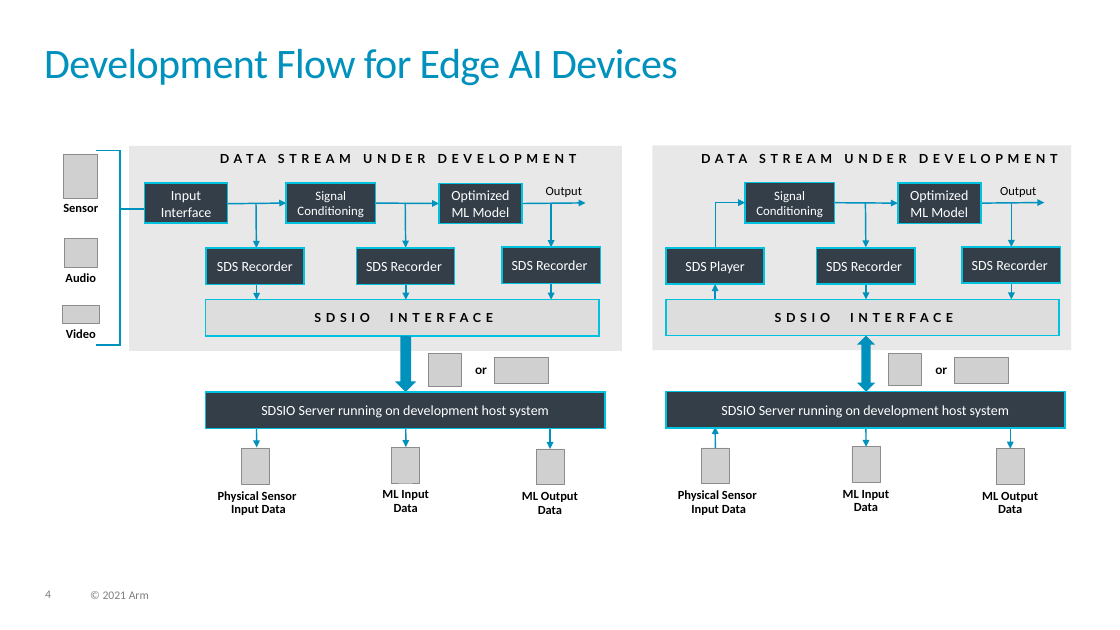
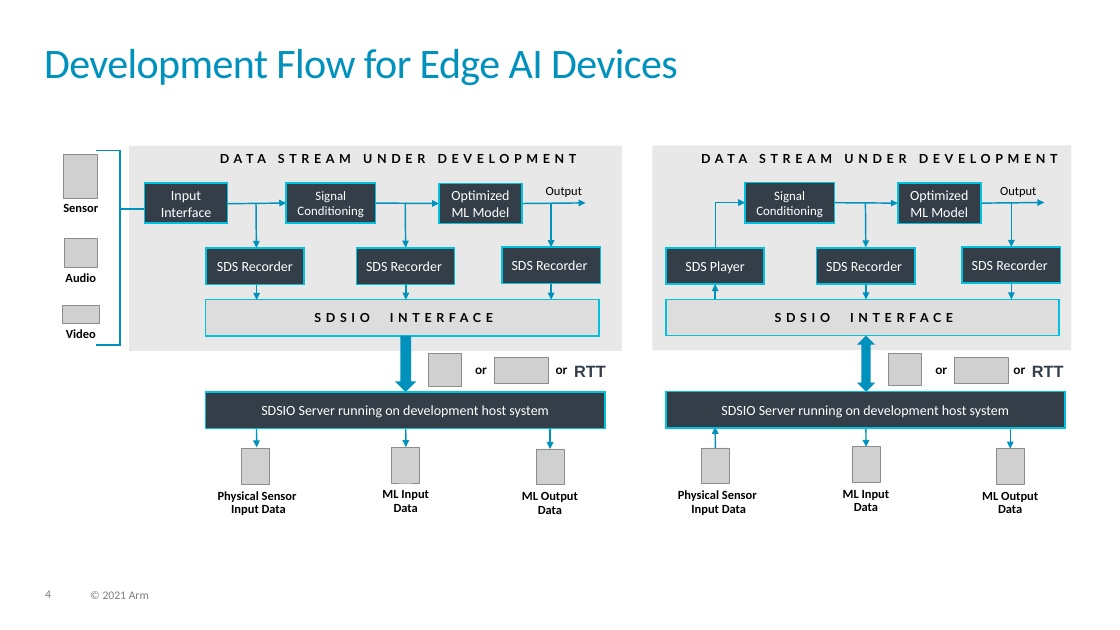
Before and after one commit to ARM-software/SDS-Framework, a slide deck: slide 4 of documentation/images/overview.pptx. Drawn at 1120x630 pixels with LibreOffice and Linux fonts; fonts in the diff are those of the drawing; grey boxes stand for pictures. Boxes give left, top, right and bottom in pixels: in the first picture for what was removed or moved away, otherwise in the second. Text is boxed around its words. In the diff, an @@ line names an element or a change of style, - is before the commit and + after.

```diff
--- a/documentation/images/overview.pptx
+++ b/documentation/images/overview.pptx
@@ text added at box(556, 367, 568, 374), 10.7 pt, text #000000, bold @@
+or
@@ text added at box(574, 365, 606, 377), 14 pt, text #333E48, bold @@
+RTT
@@ text added at box(1013, 367, 1025, 374), 10.7 pt, text #000000, bold @@
+or
@@ text added at box(1032, 365, 1064, 377), 14 pt, text #333E48, bold @@
+RTT
```
Also in this commit, not shown: 3 other slides changed, 2 slides added, 11 other files.
